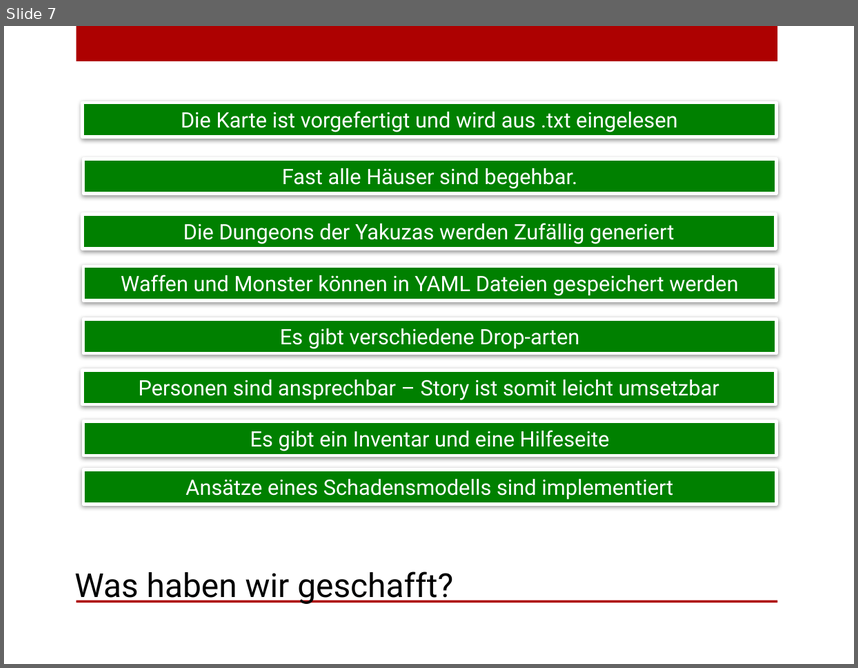
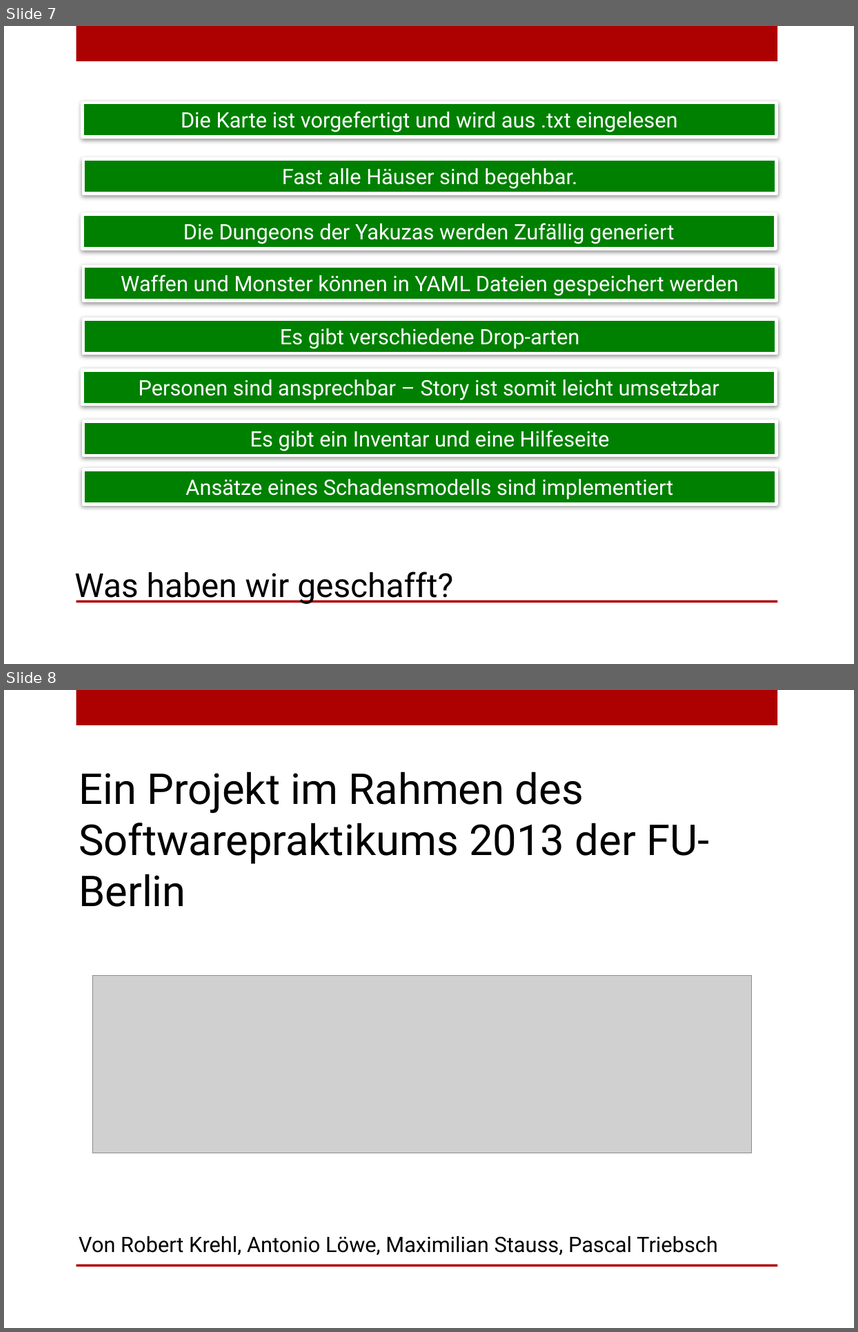
Before and after one commit to maxxst/gtr, a slide deck: files/endpraesentation.pptx. Shown one above the other, each under a label of ours: slide 7 before the commit, slides 7 and 8 after it. The pictures are 858x668 and 858x1332 pixels, drawn with LibreOffice and Linux fonts; fonts in the diff are those of the drawing; grey boxes stand for pictures; background and template pictures are left out. Boxes give left, top, right and bottom in pixels: in the first picture for what was removed or moved away, otherwise in the second. Text is boxed around its words. In the diff, an @@ line names an element or a change of style, - is before the commit and + after.

Commit message:
Präsi

```diff
--- a/files/endpraesentation.pptx
+++ b/files/endpraesentation.pptx
@@ slide 8 added at [4,690,854,1328], background picture (left out); not listed: 2 template elements that a slide beside it also shows @@
@@ text added at [79,771,709,907], 36 pt, text #000000 @@
+Ein Projekt im Rahmen des Softwarepraktikums 2013 der FU-Berlin
@@ picture added at [92,976,752,1153] @@
@@ text added at [79,1236,718,1255], 18 pt, text #000000 @@
+Von Robert Krehl, Antonio Löwe, Maximilian Stauss, Pascal Triebsch
```
